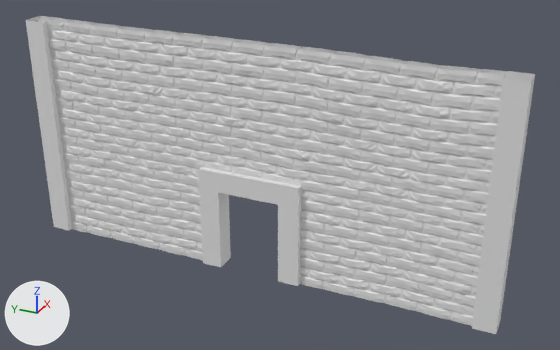
Before and after pictures for a commit that changed the FBX model Resource/Wall_Door.fbx.
One viewpoint serves both versions: a camera (50 mm lens) standing at (-0.573, -0.285, 0.391) and looking at (0.007, -0.025, 0.101). The lights are fixed; the arrows at lower left show +X, +Y and +Z. Materials are left out; every surface is plain grey. Where no turn or scale is listed for an object, it has been applied to the vertices.

The first picture shows 'Wall_Door_Final1'.
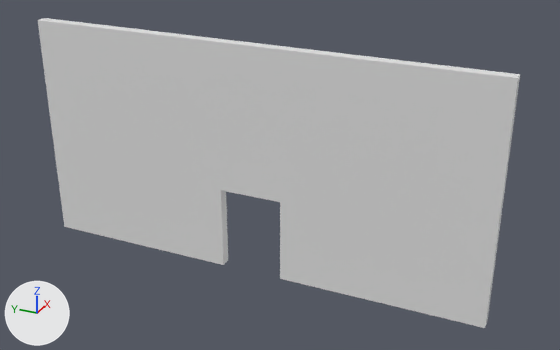
Pixel boxes (x1, y1, x2, y2) of what changed, in the pictures (560 x 350 px):
'Wall_Door_Final1', reshaped, moved
    before: (26, 16, 535, 334)
    after: (38, 18, 520, 328)
part 1 of me_mesh, rebuilt
    before: (44, 16, 520, 80)
    after: (38, 18, 520, 328)
part 2 of me_mesh, deleted
    before: (38, 18, 518, 326)
part 3 of me_mesh, deleted
    before: (198, 167, 302, 286)
part 4 of me_mesh, deleted
    before: (472, 71, 535, 334)
part 5 of me_mesh, deleted
    before: (26, 16, 72, 230)

What the commit changed:
me_mesh is used by ob_wall_door_final1; location (0.0, 0.0, 0.0).
me_mesh had 11240 vertices, 21808 faces and spanned x -0.01..0.01, y -0.23..0.23, z -0.002..0.222.
me_mesh now has 20 vertices, 36 faces and spans x -0.005..0.005, y -0.22..0.22, z -0.11..0.11.
me_mesh part 1: the loose piece of 5600 vertices spanning x 0.003..0.007, y -0.22..0.22, z -0.002..0.222 is rebuilt with 20 vertices and now spans x -0.005..0.005, y -0.22..0.22, z -0.11..0.11.
me_mesh part 2: the loose piece of 5600 vertices spanning x -0.007..-0.003, y -0.22..0.22, z -0.002..0.222 is deleted.
me_mesh part 3: the loose piece of 24 vertices spanning x -0.01..0.01, y -0.05..0.05, z 0.0..0.1 is deleted.
me_mesh part 4: the loose piece of 8 vertices spanning x -0.01..0.01, y -0.23..-0.21, z 0.0..0.22 is deleted.
me_mesh part 5: the loose piece of 8 vertices spanning x -0.01..0.01, y 0.21..0.23, z 0.0..0.22 is deleted.
Object 'Wall_Door_Final1' (ob_wall_door_final1) moves from (0.0, 0.0, 0.0) to (0.0, 0.0, 0.11).
